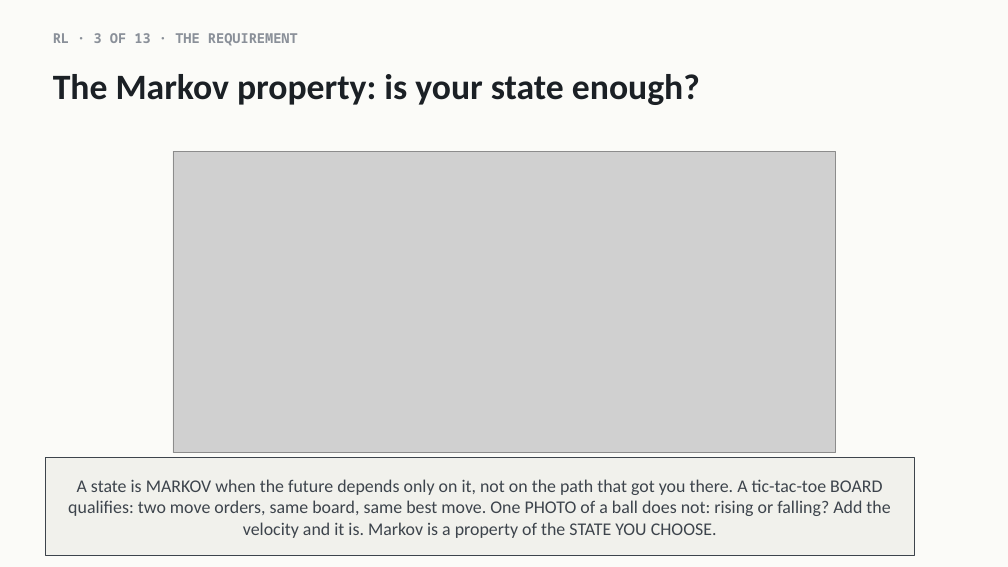
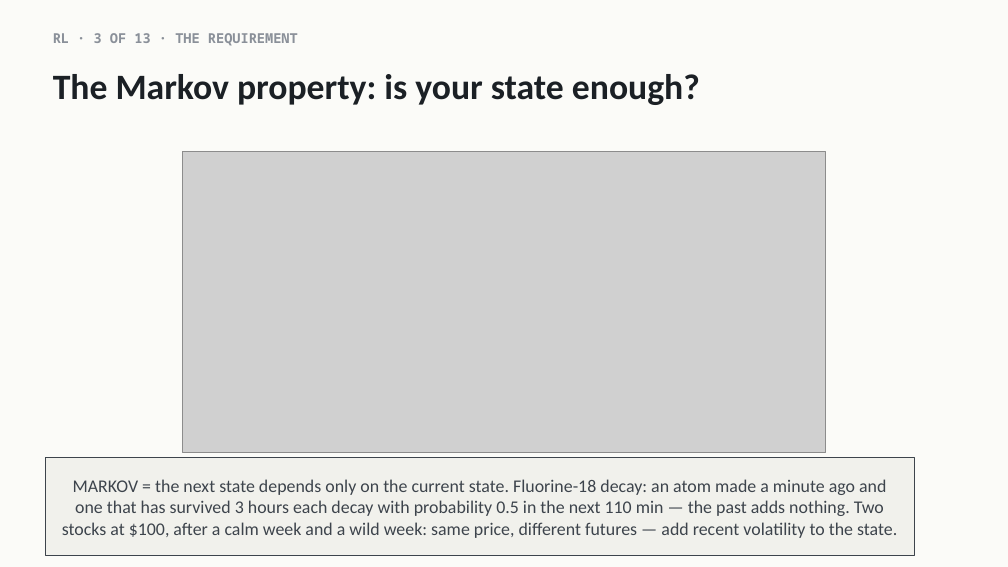
Before and after one commit to indigobio/msacl_dl_course, a slide deck: slide 12 of slides/pptx/lecture13_llms_landscape.pptx. Drawn at 1008x567 pixels with LibreOffice and Linux fonts; fonts in the diff are those of the drawing; grey boxes stand for pictures. Boxes give left, top, right and bottom in pixels: in the first picture for what was removed or moved away, otherwise in the second. Text is boxed around its words. In the diff, an @@ line names an element or a change of style, - is before the commit and + after.

```diff
--- a/slides/pptx/lecture13_llms_landscape.pptx
+++ b/slides/pptx/lecture13_llms_landscape.pptx
@@ picture: place and size @@
-picture at [173,151,836,453]
+picture at [182,151,825,453]
@@ text in rectangle at [62,479,897,538]: text changed @@
-A state is MARKOV when the future depends only on it, not on the path that got you there. A tic-tac-toe BOARD qualifies: two move orders, same board, same best move. One PHOTO of a ball does not: rising or falling? Add the velocity and it is. Markov is a property of the STATE YOU CHOOSE.
+MARKOV = the next state depends only on the current state. Fluorine-18 decay: an atom made a minute ago and one that has survived 3 hours each decay with probability 0.5 in the next 110 min — the past adds nothing. Two stocks at $100, after a calm week and a wild week: same price, different futures — add recent volatility to the state.
```
Also in this commit, not shown: 3 other files.
